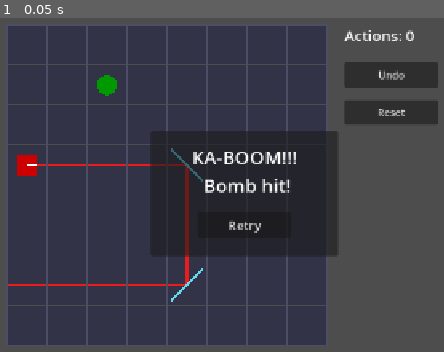
Above: before the commit, frame 1.
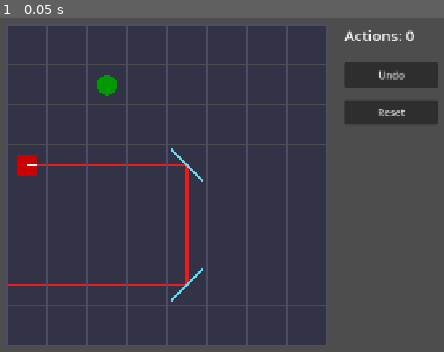
Above: after the commit, the same moment.

Repository: Tortiz-CSUF/laser-mirror-puzzle
Game: Godot game, scene res://Scenes/game_board.tscn
Two runs of this game, one before a commit and one after it. Both use one fixed random seed, a clock stepped at 60 frames per second and the inputs below.
Inputs:
- Up to frame 1 (0.05 s): no input

The runs differ from the first frame. In frame 1, 15% of the frame differs, in the area x 33-76%, y 33-72%.

Commit message:
laser-mirror-puzzle-Interim_8

Diff:
--- a/Scenes/game_board.tscn
+++ b/Scenes/game_board.tscn
@@ -63,6 +63,7 @@
 text = "Level Menu"
 
 [node name="FailPanel" type="Panel" parent="UI" unique_id=138961158]
+visible = false
 offset_left = 390.0
 offset_top = 210.0
 offset_right = 690.0
--- a/Scripts/game_board.gd
+++ b/Scripts/game_board.gd
@@ -9,6 +9,9 @@
 var action_history: Array = []
 var dragging_cell: Vector2i = Vector2i(-1, -1)
 var drag_axis: String = ""
+
+# UI
+var level_active: bool = true
 
 
 ## Player Input
@@ -302,6 +305,44 @@
 				_cast_laser(Vector2i(x, y), grid[x][y]["laser_dir"], grid[x][y]["color_index"])
 
 	queue_redraw()
+	_check_win_loss()
+
+
+
+func _check_win_loss():
+	if not level_active:
+		return
+
+	# check for bomb hit
+	for x in range(grid_width):
+		for y in range(grid_height):
+			if grid[x][y]["type"] == GameData.PieceType.BOMB and grid[x][y]["hit"]:
+				_trigger_fail()
+				return
+
+	# check if all goals hit
+	var all_goals_hit := true
+	for x in range(grid_width):
+		for y in range(grid_height):
+			if grid[x][y]["type"] == GameData.PieceType.GOAL:
+				if not grid[x][y]["hit"]:
+					all_goals_hit = false
+					break
+		if not all_goals_hit:
+			break
+
+	if all_goals_hit:
+		_trigger_win()
+
+
+func _trigger_win():
+	level_active = false
+	$UI/WinPanel.visible = true
+	$UI/WinPanel/WinLabel.text = "Level Complete!\nActions: " + str(action_count)
+
+func _trigger_fail():
+	level_active = false
+	$UI/FailPanel.visible = true
 
 
 func _cast_laser(start: Vector2i, dir: int, color_idx: int):
